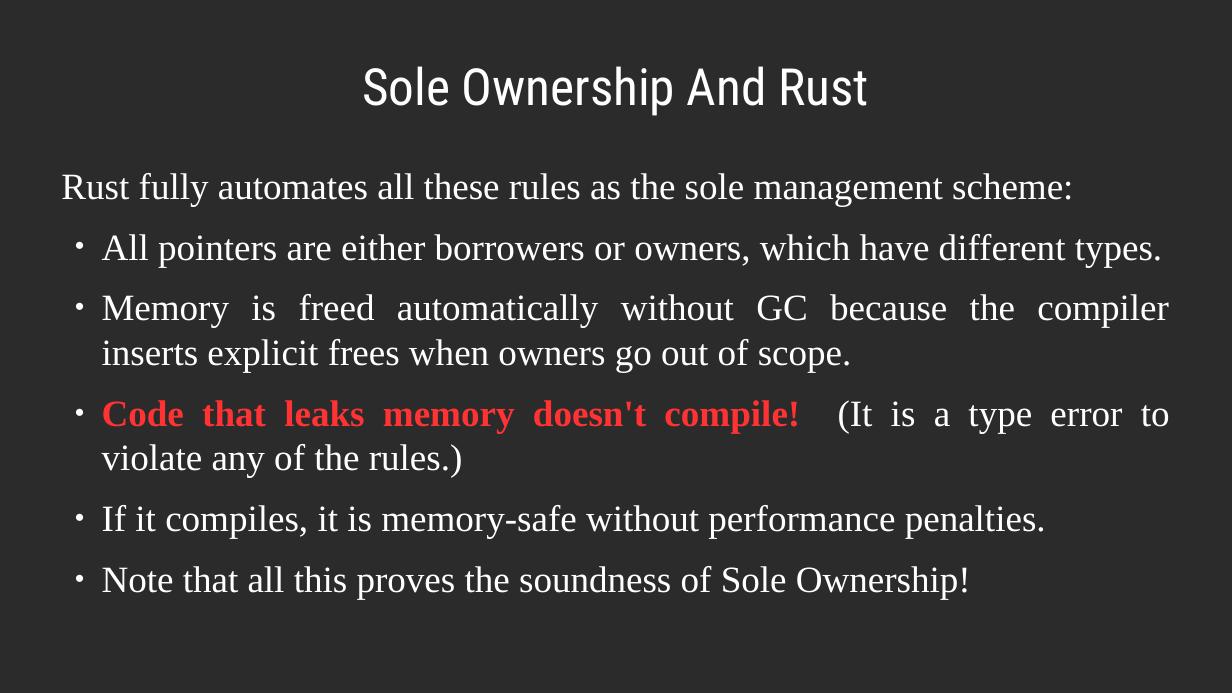
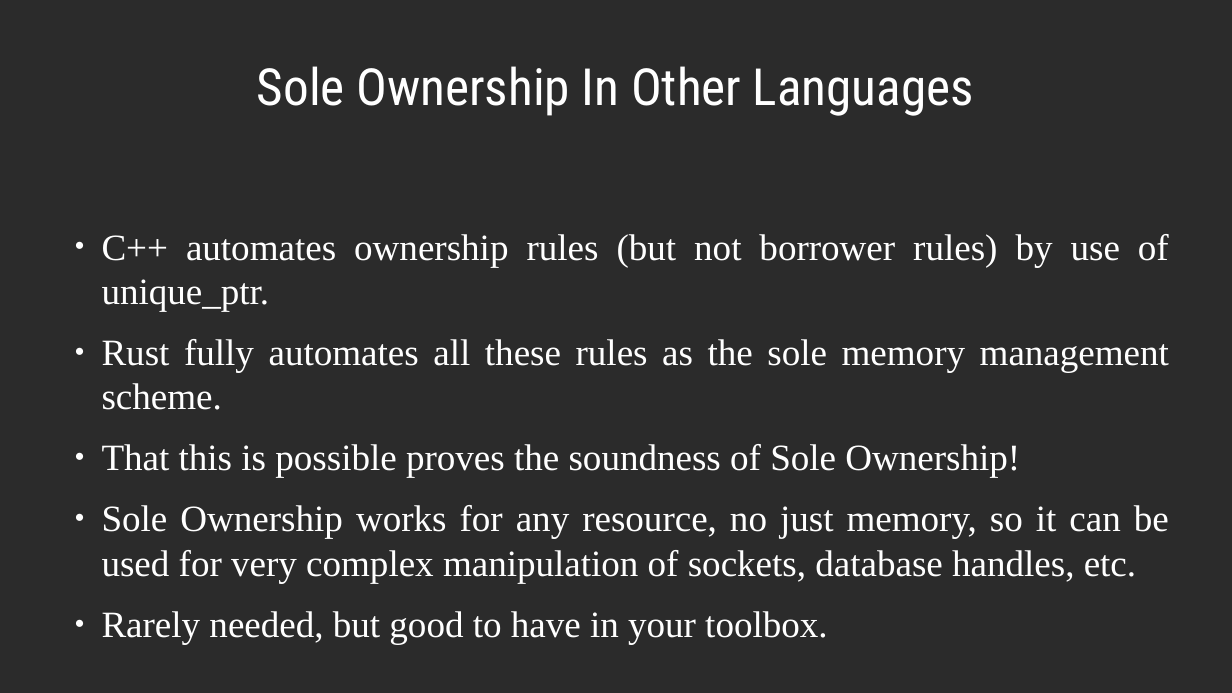
Before and after one commit to dllaurence/youngmanandc, a slide deck: slide 54 of 2020-youngmanandthec-scale.odp (slide 43 before the commit). Drawn at 1232x693 pixels with LibreOffice and Linux fonts; fonts in the diff are those of the drawing; background and template pictures are left out; a plain dark background stands for a picture behind light text. Boxes give left, top, right and bottom in pixels: in the first picture for what was removed or moved away, otherwise in the second. Text is boxed around its words. In the diff, an @@ line names an element or a change of style, - is before the commit and + after.

Commit message:
Update slides

```diff
--- a/2020-youngmanandthec-scale.odp
+++ b/2020-youngmanandthec-scale.odp
@@ title at (257, 66, 974, 116): text changed @@
-Sole Ownership And Rust
+Sole Ownership In Other Languages
@@ text at (102, 234, 1169, 644): text changed @@
-Rust fully automates all these rules as the sole management scheme:
-● All pointers are either borrowers or owners, which have different types.
-● Memory is freed automatically without GC because the compiler inserts explicit frees when owners go out of scope.
-● Code that leaks memory doesn't compile! (It is a type error to violate any of the rules.)
-● If it compiles, it is memory-safe without performance penalties.
-● Note that all this proves the soundness of Sole Ownership!
+● C++ automates ownership rules (but not borrower rules) by use of unique_ptr.
+● Rust fully automates all these rules as the sole memory management scheme.
+● That this is possible proves the soundness of Sole Ownership!
+● Sole Ownership works for any resource, no just memory, so it can be used for very complex manipulation of sockets, database handles, etc.
+● Rarely needed, but good to have in your toolbox.
```
Also in this commit, not shown: 12 other slides changed, 15 slides added, 3 slides removed.
